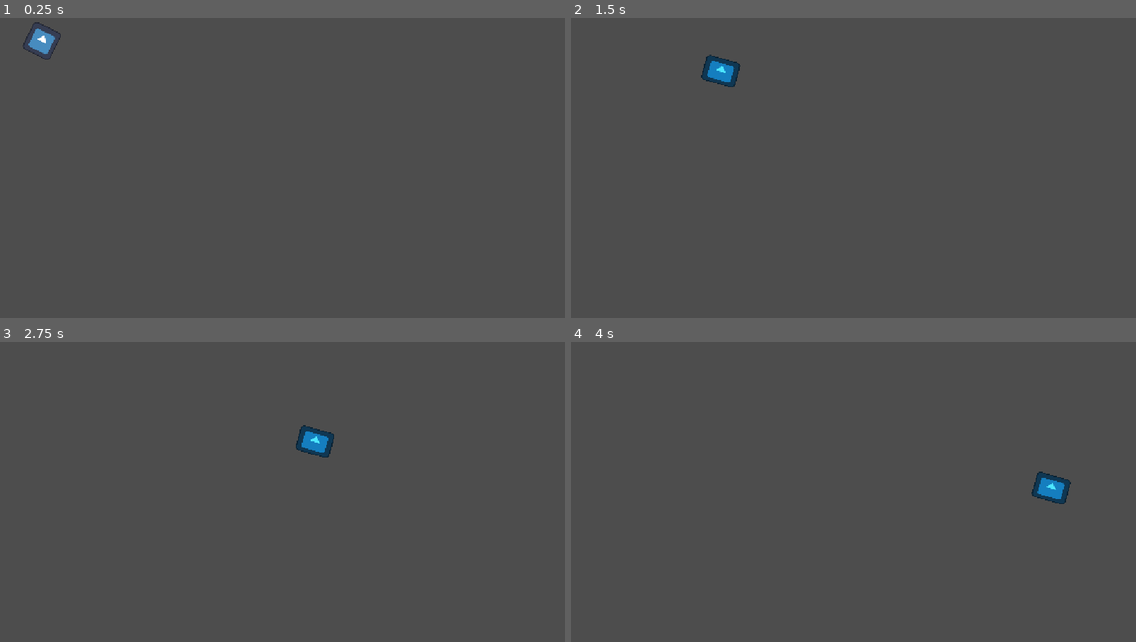
Above: before the commit, frames 1-4 (two rows, left to right).
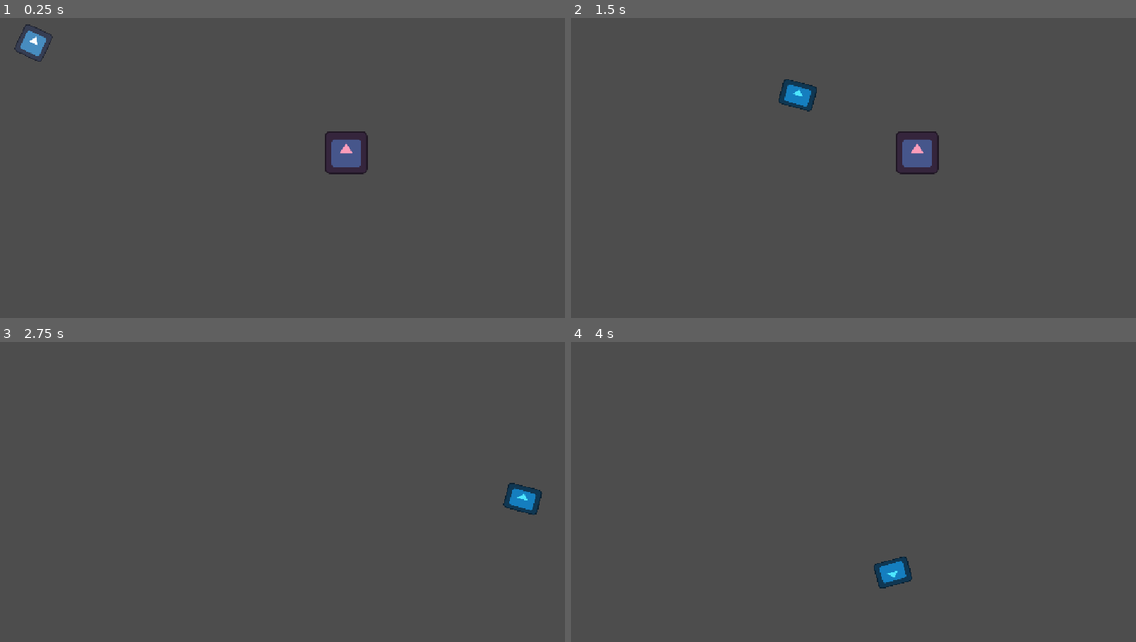
Above: after the commit, the same moments.

Repository: Randompigion/AnomalyHuntersJameGam
Game: Godot game, scene res://Levels/TutorialLevel.tscn
Two runs of this game, one before a commit and one after it. Both use one fixed random seed, a clock stepped at 60 frames per second and the inputs below. Before the commit the project starts from res://triangle.tscn. The engine's default icon, where the game draws it, is replaced by a stand-in: a white triangle on a blue panel in a dark square.
Inputs (mouse positions are in pixels of both pictures, inside the frame that each line leads up to):
- Up to frame 1 (0.25 s): no input
- Up to frame 2 (1.5 s): tap Enter at 0.5 s; move the mouse to (977, 144) at 0.52 s; click (977, 144) at 0.67 s; move the mouse to (740, 174) at 1.27 s; click (740, 174) at 1.42 s
- Up to frame 3 (2.75 s): move the mouse to (339, 414) at 2.02 s; click (339, 414) at 2.17 s
- Up to frame 4 (4 s): move the mouse to (825, 546) at 2.77 s; click (825, 546) at 2.92 s; move the mouse to (1023, 531) at 3.52 s; click (1023, 531) at 3.67 s

The runs differ from the first frame. In frame 1, 1.5% of the frame differs, in the area x 2-66%, y 1-53%; in frame 2, 2.1%, in the area x 23-66%, y 12-53%; in frame 3, 1.1%; in frame 4, 1.0%.

Commit message:
Just did a bit or organizing for the files

Diff:
--- a/triangle.tscn
+++ b/Entities/triangle.tscn
@@ -1,6 +1,6 @@
 [gd_scene format=3 uid="uid://clu42du2dffit"]
 
-[ext_resource type="Script" uid="uid://pjrosdsmens3" path="res://triangle.gd" id="1_4roi2"]
+[ext_resource type="Script" uid="uid://pjrosdsmens3" path="res://Entities/triangle.gd" id="1_4roi2"]
 [ext_resource type="Texture2D" uid="uid://bn1525ulmm017" path="res://icon.svg" id="2_6snes"]
 
 [sub_resource type="ConvexPolygonShape2D" id="ConvexPolygonShape2D_k0nfw"]
--- a/node_2d.tscn
+++ b/Levels/TutorialLevel.tscn
@@ -1,17 +1,17 @@
 [gd_scene format=3 uid="uid://hvnoe06rysw5"]
 
-[ext_resource type="PackedScene" uid="uid://clu42du2dffit" path="res://triangle.tscn" id="1_wtcfe"]
-[ext_resource type="Script" uid="uid://61r1dw5vrtv" path="res://enemy.gd" id="2_epypp"]
-[ext_resource type="Texture2D" uid="uid://bn1525ulmm017" path="res://icon.svg" id="3_0hol4"]
+[ext_resource type="PackedScene" uid="uid://clu42du2dffit" path="res://Entities/triangle.tscn" id="1_0l1gj"]
+[ext_resource type="Script" uid="uid://61r1dw5vrtv" path="res://Entities/enemy.gd" id="2_tji7q"]
+[ext_resource type="Texture2D" uid="uid://bn1525ulmm017" path="res://icon.svg" id="3_5c8bj"]
 
 [sub_resource type="RectangleShape2D" id="RectangleShape2D_pc3i1"]
 size = Vector2(102.94092, 102.94098)
 
 [sub_resource type="RectangleShape2D" id="RectangleShape2D_3b47u"]
 
-[node name="Node2D" type="Node2D" unique_id=242093086]
+[node name="TutorialLevel" type="Node2D" unique_id=242093086]
 
-[node name="Triangle" parent="." unique_id=669404060 instance=ExtResource("1_wtcfe")]
+[node name="Triangle" parent="." unique_id=669404060 instance=ExtResource("1_0l1gj")]
 collision_mask = 31
 bounce_force = 500.0
 bounce_speed_retention = 0.9
@@ -23,11 +23,11 @@
 position = Vector2(723, 306)
 scale = Vector2(0.68000126, 0.68000126)
 collision_layer = 4
-script = ExtResource("2_epypp")
+script = ExtResource("2_tji7q")
 
 [node name="Sprite2D" type="Sprite2D" parent="Enemy" unique_id=918940545]
 modulate = Color(0.98763007, 0.6124308, 0.7294911, 1)
-texture = ExtResource("3_0hol4")
+texture = ExtResource("3_5c8bj")
 
 [node name="KillZone" type="Area2D" parent="Enemy" unique_id=529807981]
 
--- a/project.godot
+++ b/project.godot
@@ -11,7 +11,7 @@
 [application]
 
 config/name="Countdown"
-run/main_scene="uid://clu42du2dffit"
+run/main_scene="uid://hvnoe06rysw5"
 config/features=PackedStringArray("4.7", "GL Compatibility")
 config/icon="res://icon.svg"
 
Renamed: enemy.gd -> Entities/enemy.gd
Renamed: enemy.gd.uid -> Entities/enemy.gd.uid
Renamed: triangle.gd -> Entities/triangle.gd
Renamed: triangle.gd.uid -> Entities/triangle.gd.uid
